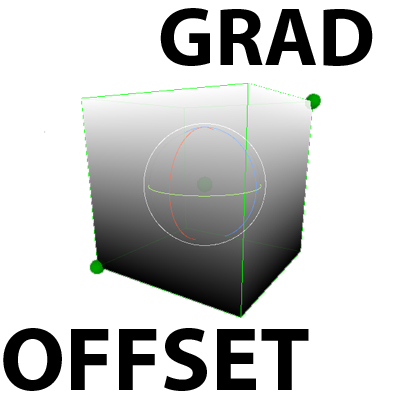
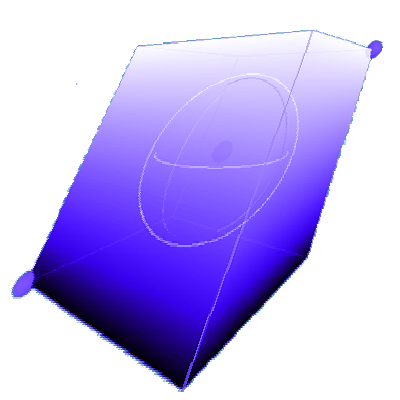
The second w=400, h=400 image is a revision of the first. Changes to its layers:
added layer "Color Fill 1 copy" (color) in group "TEXT" over <box>10,30,383,392</box>
added layer "Color Fill 1" (overlay) in group "TEXT" over <box>10,30,383,392</box>
painted on "Layer 6" over <box>10,30,383,392</box>
hid "GRAD" over <box>160,8,373,66</box>
hid "OFFSET" over <box>3,328,309,391</box>
